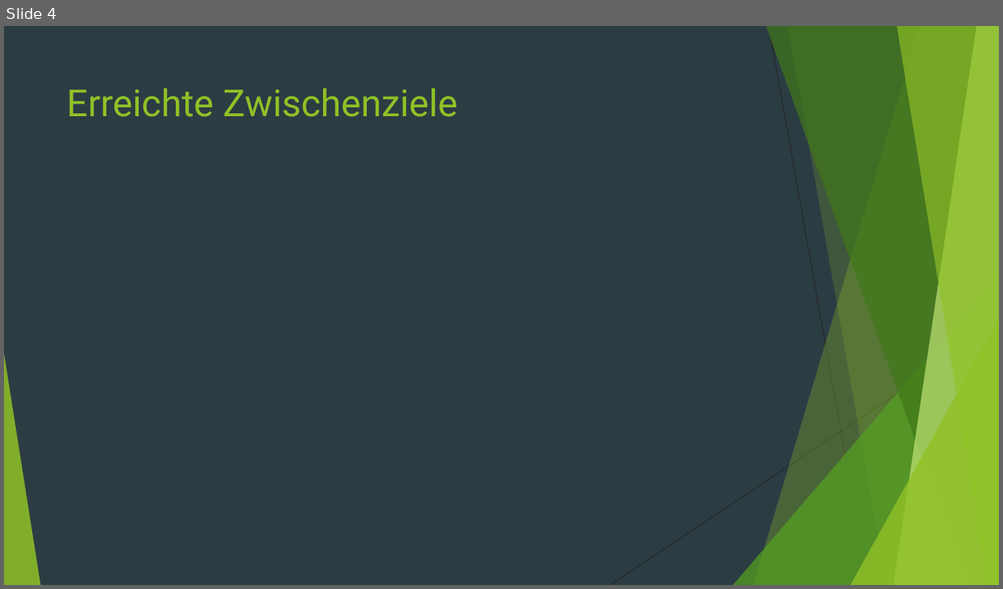
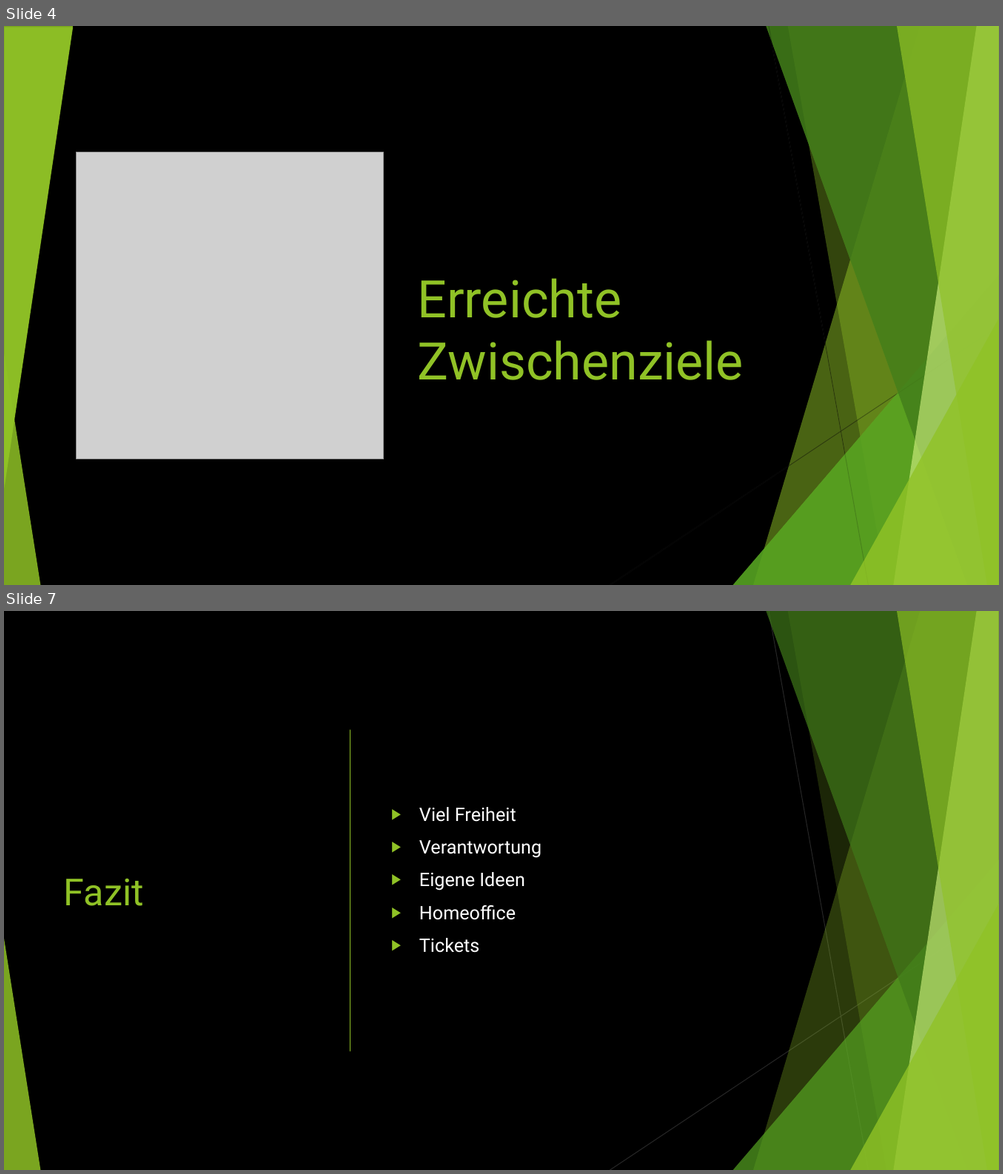
Before and after one commit to CrazyGoast/Sportferien_2024_API-2_bisadr_Planeten-Webseite, a slide deck: Documents/Präsentation_Universum-Webseite_Adrian.pptx. Shown one above the other, each under a label of ours: slide 4 before the commit, slides 4 and 7 after it; the slides between them are not shown. The pictures are 1003x589 and 1003x1174 pixels, drawn with LibreOffice and Linux fonts; fonts in the diff are those of the drawing; grey boxes stand for pictures. Boxes give left, top, right and bottom in pixels: in the first picture for what was removed or moved away, otherwise in the second. Text is boxed around its words. In the diff, an @@ line names an element or a change of style, - is before the commit and + after.

```diff
--- a/Documents/Präsentation_Universum-Webseite_Adrian.pptx
+++ b/Documents/Präsentation_Universum-Webseite_Adrian.pptx
@@ slide 7 added at bbox=[4, 611, 999, 1170], background #000000; not listed: 10 template elements that a slide beside it also shows @@
@@ line added from (350, 730) to (350, 1051), #90C226 1 pt @@
@@ text added at bbox=[419, 807, 541, 953], 18 pt, text #FFFFFF @@
+▶ Viel Freiheit
+▶ Verantwortung
+▶ Eigene Ideen
+▶ Homeoffice
+▶ Tickets
@@ title added at bbox=[64, 878, 144, 906], 36 pt, text #90C226 @@
+Fazit
@@ slide 4 changed as well @@
@@ background #2C3C43 to #000000 @@
@@ group added at bbox=[4, 26, 999, 585]: 5 freeform shapes, 3 triangles, 2 lines @@
@@ triangle added at bbox=[4, 27, 73, 489], fill #90C226 at 85% opacity @@
@@ title "Erreichte Zwischenziele": place and size @@
-title "Erreichte Zwischenziele" at bbox=[67, 88, 458, 117]
+title "Erreichte Zwischenziele" at bbox=[417, 278, 743, 380]
@@ title "Erreichte Zwischenziele" at bbox=[417, 278, 743, 380]: size 36 to 50 pt; vertical alignment top to bottom @@
@@ picture added at bbox=[77, 153, 384, 460] @@
```
Also in this commit, not shown: 2 other slides changed, 4 other slides added, 5 slides removed, 1 other file.
